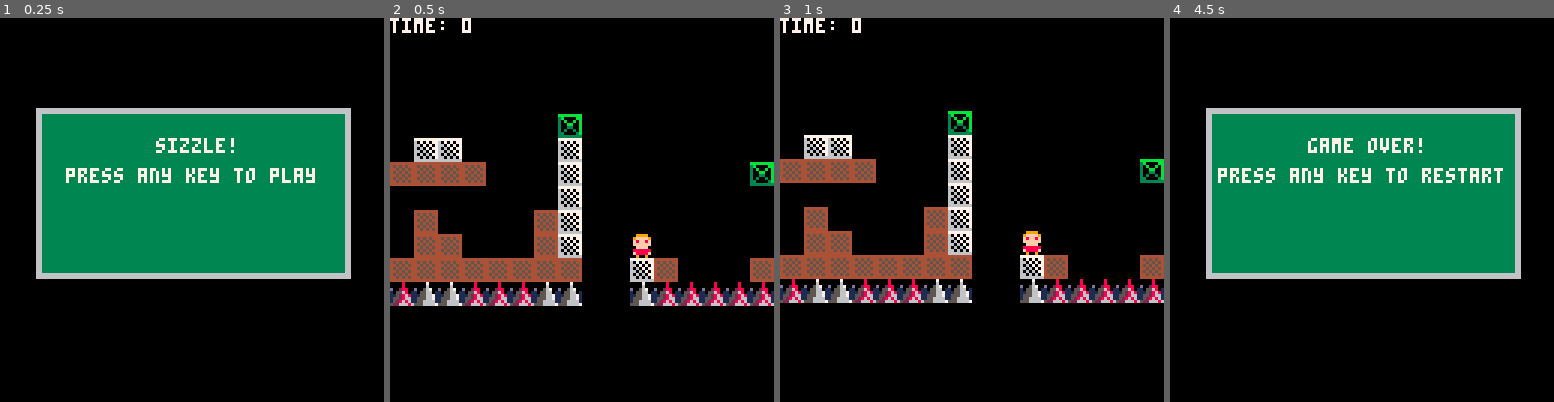
Above: before the commit, frames 1-4 (left to right).
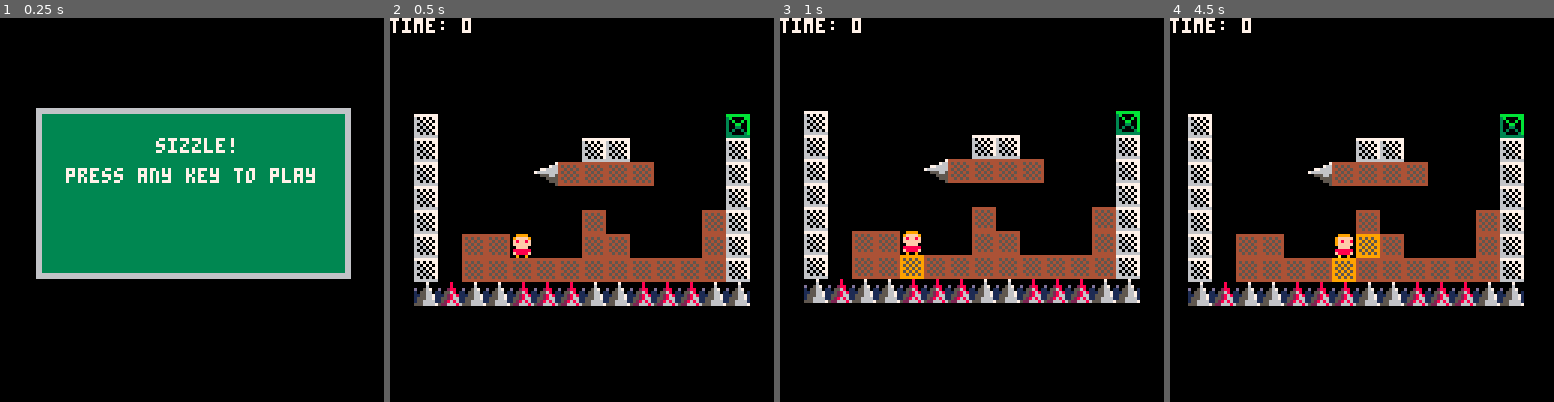
Above: after the commit, the same moments.

Repository: millwardesque/sizzle
Game: PICO-8 cartridge sizzle.p8
The game is run twice, just before and just after one commit, with the same random seed, the same clock (stepped at 60 frames per second) and the same inputs.
Inputs:
- Up to frame 1 (0.25 s): no input
- Up to frame 2 (0.5 s): tap X (X key) at 0.33 s
- Up to frame 3 (1 s): tap O (Z key) at 0.7 s
- Up to frame 4 (4.5 s): tap X (X key) at 1.07, 1.85, 2.97, 4.08 s; hold Right 1.6-2.1 s; tap O (Z key) every 0.4 s from 1.7 to 4.1 s; hold Up 2.15-2.42 s; hold Right 2.47-3.03 s; hold Left 3.08-3.58 s; hold Down 3.63-3.97 s; hold Right from 4.02 s (still down)

Frame 1 is identical in both runs. In frame 2, 19% of the frame differs, in the area x 0-100%, y 25-75%; in frame 3, 19%; in frame 4, 43%, in the area x 0-93%, y 0-75%.

Commit message:
Added falling animation  and sideways spikes.

Diff:
--- a/game.lua
+++ b/game.lua
@@ -28,7 +28,15 @@
 		cell_y = 0,
 		width = 8,
 		height = 16,
-		player_start_x = (16 * 8) + (0 * 128 / 4),
+		player_start_x = (16 * 8) + 8,
+		player_start_y = 3 * 128 / 4,
+	},
+	{
+		cell_x = 24,
+		cell_y = 0,
+		width = 16,
+		height = 16,
+		player_start_x = (24 * 8) + 8,
 		player_start_y = 3 * 128 / 4,
 	},
 }
@@ -225,7 +233,8 @@
 	local player_anims = {
 		idle = { 1 },
 		walk = { 2, 3 },
-		jump = { 4 }
+		jump = { 4 },
+		fall = { 4, 5 }
 	}
 
 	attach_anim_spr_controller(new_player, 4, player_anims, "idle", 0)
@@ -266,10 +275,10 @@
 		if (not self.is_on_ground) then
 			if self.velocity.x < 0 then
 				self.renderable.flip_x = true
-				set_anim_spr_animation(self.anim_controller, 'jump')
+				set_anim_spr_animation(self.anim_controller, 'fall')
 			elseif self.velocity.x >= 0 then
 				self.renderable.flip_x = false
-				set_anim_spr_animation(self.anim_controller, 'jump')
+				set_anim_spr_animation(self.anim_controller, 'fall')
 			end
 		else
 			if self.velocity.x < 0 then
--- a/sizzle.p8
+++ b/sizzle.p8
@@ -19,19 +19,27 @@
 
 g_levels = {
 	{
-		cell_x = 16,
-		cell_y = 0,
-		width = 8,
-		height = 16,
-		player_start_x = (16 * 8) + (0 * 128 / 4),
-		player_start_y = 3 * 128 / 4,
-	},
-	{
 		cell_x = 0,
 		cell_y = 0,
 		width = 16,
 		height = 16,
 		player_start_x = 1 * 128 / 4,
+		player_start_y = 3 * 128 / 4,
+	},
+	{
+		cell_x = 16,
+		cell_y = 0,
+		width = 8,
+		height = 16,
+		player_start_x = (16 * 8) + 8,
+		player_start_y = 3 * 128 / 4,
+	},
+	{
+		cell_x = 24,
+		cell_y = 0,
+		width = 16,
+		height = 16,
+		player_start_x = (24 * 8) + 8,
 		player_start_y = 3 * 128 / 4,
 	},
 }
@@ -228,7 +236,8 @@
 	local player_anims = {
 		idle = { 1 },
 		walk = { 2, 3 },
-		jump = { 4 }
+		jump = { 4 },
+		fall = { 4, 5 }
 	}
 
 	attach_anim_spr_controller(new_player, 4, player_anims, "idle", 0)
@@ -269,10 +278,10 @@
 		if (not self.is_on_ground) then
 			if self.velocity.x < 0 then
 				self.renderable.flip_x = true
-				set_anim_spr_animation(self.anim_controller, 'jump')
+				set_anim_spr_animation(self.anim_controller, 'fall')
 			elseif self.velocity.x >= 0 then
 				self.renderable.flip_x = false
-				set_anim_spr_animation(self.anim_controller, 'jump')
+				set_anim_spr_animation(self.anim_controller, 'fall')
 			end
 		else
 			if self.velocity.x < 0 then
@@ -1142,14 +1151,14 @@
 	g_log.clear()
 end
 __gfx__
-00000000009999000099990000999900009999000000000000000000000000000000000000000000000000000000000000000000000000000000000000000000
-0000000009ffff9009fffff009fffff009f8ff800000000000000000000000000000000000000000000000000000000000000000000000000000000000000000
-007007000f8ff8f009f8ff8009f8ff8009fffff00000000000000000000000000000000000000000000000000000000000000000000000000000000000000000
-000770000ffffff009fffff009fffff009fffff00000000000000000000000000000000000000000000000000000000000000000000000000000000000000000
-0007700000ffff0000ffff0000ffff00f0ffff0f0000000000000000000000000000000000000000000000000000000000000000000000000000000000000000
-00700700088888800888888008888880088888800000000000000000000000000000000000000000000000000000000000000000000000000000000000000000
-000000000f8888f00f8888f00f8888f000888a000000000000000000000000000000000000000000000000000000000000000000000000000000000000000000
-000000000090090000900a0000a00900009000000000000000000000000000000000000000000000000000000000000000000000000000000000000000000000
+00000000009999000099990000999900009999000099990000000000000000000000000000000000000000000000000000000000000000000000000000000000
+0000000009ffff9009fffff009fffff009f8ff8009f8ff8000000000000000000000000000000000000000000000000000000000000000000000000000000000
+007007000f8ff8f009f8ff8009f8ff8009fffff009fffff000000000000000000000000000000000000000000000000000000000000000000000000000000000
+000770000ffffff009fffff009fffff009fffff009fffff000000000000000000000000000000000000000000000000000000000000000000000000000000000
+0007700000ffff0000ffff0000ffff00f0ffff0f00ffff0000000000000000000000000000000000000000000000000000000000000000000000000000000000
+00700700088888800888888008888880088888800888888000000000000000000000000000000000000000000000000000000000000000000000000000000000
+000000000f8888f00f8888f00f8888f000888a00f0888a0f00000000000000000000000000000000000000000000000000000000000000000000000000000000
+000000000090090000900a0000a00900009000000090000000000000000000000000000000000000000000000000000000000000000000000000000000000000
 4444444499999999aaaaaaaabbbbbbbb777777770000000000000000000000000000000000000000000000000000000000000000000000000000000000000000
 4545454495959599a5a5a5aa3b0000bb607070770000000000000000000000000000000000000000000000000000000000000000000000000000000000000000
 4454545499595959aa5a5a5a30b00b0b660707070000000000000000000000000000000000000000000000000000000000000000000000000000000000000000
@@ -1158,14 +1167,14 @@
 4545454495959599a5a5a5aa3030030b606060770000000000000000000000000000000000000000000000000000000000000000000000000000000000000000
 4454545499595959aa5a5a5a3300003b660606070000000000000000000000000000000000000000000000000000000000000000000000000000000000000000
 4444444499999999aaaaaaaa33333333666666660000000000000000000000000000000000000000000000000000000000000000000000000000000000000000
-00007000000080000000000000000000000000000000000000000000000000000000000000000000000000000000000000000000000000000000000000000000
-00006000000080000000000000000000000000000000000000000000000000000000000000000000000000000000000000000000000000000000000000000000
-d0056700d00288000000000000000000000000000000000000000000000000000000000000000000000000000000000000000000000000000000000000000000
-10556601105568010000000000000000000000000000000000000000000000000000000000000000000000000000000000000000000000000000000000000000
-11556671115286810000000000000000000000000000000000000000000000000000000000000000000000000000000000000000000000000000000000000000
-15556671155286610000000000000000000000000000000000000000000000000000000000000000000000000000000000000000000000000000000000000000
-15566661152868610000000000000000000000000000000000000000000000000000000000000000000000000000000000000000000000000000000000000000
-55566667522666860000000000000000000000000000000000000000000000000000000000000000000000000000000000000000000000000000000000000000
+00007000000080007000000000000007000000000000000000000000000000000000000000000000000000000000000000000000000000000000000000000000
+00006000000080006670000000000766000000000000000000000000000000000000000000000000000000000000000000000000000000000000000000000000
+d0056700d00288006666770000776666000000000000000000000000000000000000000000000000000000000000000000000000000000000000000000000000
+10556601105568016666666776666666000000000000000000000000000000000000000000000000000000000000000000000000000000000000000000000000
+11556671115286815665550000555665000000000000000000000000000000000000000000000000000000000000000000000000000000000000000000000000
+15556671155286615555000000005555000000000000000000000000000000000000000000000000000000000000000000000000000000000000000000000000
+15566661152868615550000000000555000000000000000000000000000000000000000000000000000000000000000000000000000000000000000000000000
+55566667522666865000000000000005000000000000000000000000000000000000000000000000000000000000000000000000000000000000000000000000
 00000000000000000000000000000000000000000000000000000000000000000000000000000000000000000000000000000000000000000000000000000000
 00000000000000000000000000000000000000000000000000000000000000000000000000000000000000000000000000000000000000000000000000000000
 00000000000000000000000000000000000000000000000000000000000000000000000000000000000000000000000000000000000000000000000000000000
@@ -1272,168 +1281,168 @@
 00000000000000000000000000000000000000000000000000000000000000000000000000000000000000000000000000000000000000000000000000000000
 
 __gff__
-0000000000000000000000000000000001010104080000000000000000000000020200000000000000000000000000000000000000000000000000000000000000000000000000000000000000000000000000000000000000000000000000000000000000000000000000000000000000000000000000000000000000000000
+0000000000000000000000000000000001010104080000000000000000000000020202020000000000000000000000000000000000000000000000000000000000000000000000000000000000000000000000000000000000000000000000000000000000000000000000000000000000000000000000000000000000000000
 0000000000000000000000000000000000000000000000000000000000000000000000000000000000000000000000000000000000000000000000000000000000000000000000000000000000000000000000000000000000000000000000000000000000000000000000000000000000000000000000000000000000000000
 __map__
 0000000000000000000000000000000000000000000000000000000000000000000000000000000000000000000000000000000000000000000000000000000000000000000000000000000000000000000000000000000000000000000000000000000000000000000000000000000000000000000000000000000000000000
 0000000000000000000000000000000000000000000000000000000000000000000000000000000000000000000000000000000000000000000000000000000000000000000000000000000000000000000000000000000000000000000000000000000000000000000000000000000000000000000000000000000000000000
 0000000000000000000000000000000000000000000000000000000000000000000000000000000000000000000000000000000000000000000000000000000000000000000000000000000000000000000000000000000000000000000000000000000000000000000000000000000000000000000000000000000000000000
 0000000000000000000000000000000000000000000000000000000000000000000000000000000000000000000000000000000000000000000000000000000000000000000000000000000000000000000000000000000000000000000000000000000000000000000000000000000000000000000000000000000000000000
-0000000000000000000000000000000000000000000000000000000000000000000000000000000000000000000000000000000000000000000000000000000000000000000000000000000000000000000000000000000000000000000000000000000000000000000000000000000000000000000000000000000000000000
-0000000000000000000000000000000000000000000000000000000000000000000000000000000000000000000000000000000000000000000000000000000000000000000000000000000000000000000000000000000000000000000000000000000000000000000000000000000000000000000000000000000000000000
-0000000000000000000000000000000000000000000000000000000000000000000000000000000000000000000000000000000000000000000000000000000000000000000000000000000000000000000000000000000000000000000000000000000000000000000000000000000000000000000000000000000000000000
-0000000000000000000000000000000000000000000000000000000000000000000000000000000000000000000000000000000000000000000000000000000000000000000000000000000000000000000000000000000000000000000000000000000000000000000000000000000000000000000000000000000000000000
-1400000000000000000000000013000000000000000000000000000000000000000000000000000000000000000000000000000000000000000000000000000000000000000000000000000000000000000000000000000000000000000000000000000000000000000000000000000000000000000000000000000000000000
-1400000000000014140000000014000000000000000000000000000000000000000000000000000000000000000000000000000000000000000000000000000000000000000000000000000000000000000000000000000000000000000000000000000000000000000000000000000000000000000000000000000000000000
-1400000000001010101000000014000000000000001300000000000000000000000000000000000000000000000000000000000000000000000000000000000000000000000000000000000000000000000000000000000000000000000000000000000000000000000000000000000000000000000000000000000000000000
-1400000000000000000000000014000000000000000000000000000000000000000000000000000000000000000000000000000000000000000000000000000000000000000000000000000000000000000000000000000000000000000000000000000000000000000000000000000000000000000000000000000000000000
-1400000000000010000000001014000000000000000000000000000000000000000000000000000000000000000000000000000000000000000000000000000000000000000000000000000000000000000000000000000000000000000000000000000000000000000000000000000000000000000000000000000000000000
-1400101000000010100000001014000000000000000000100000000000000000000000000000000000000000000000000000000000000000000000000000000000000000000000000000000000000000000000000000000000000000000000000000000000000000000000000000000000000000000000000000000000000000
-1400101010101010101010101010000014100000001010100000000000000000000000000000000000000000000000000000000000000000000000000000000000000000000000000000000000000000000000000000000000000000000000000000000000000000000000000000000000000000000000000000000000000000
-2021202021212120202121212020000020212121212121210000000000000000000000000000000000000000000000000000000000000000000000000000000000000000000000000000000000000000000000000000000000000000000000000000000000000000000000000000000000000000000000000000000000000000
-0000000000000000000000000000000000000000000000000000000000000000000000000000000000000000000000000000000000000000000000000000000000000000000000000000000000000000000000000000000000000000000000000000000000000000000000000000000000000000000000000000000000000000
-0000000000000000000000000000000000000000000000000000000000000000000000000000000000000000000000000000000000000000000000000000000000000000000000000000000000000000000000000000000000000000000000000000000000000000000000000000000000000000000000000000000000000000
-0000000000000000000000000000000000000000000000000000000000000000000000000000000000000000000000000000000000000000000000000000000000000000000000000000000000000000000000000000000000000000000000000000000000000000000000000000000000000000000000000000000000000000
-0000000000000000000000000000000000000000000000000000000000000000000000000000000000000000000000000000000000000000000000000000000000000000000000000000000000000000000000000000000000000000000000000000000000000000000000000000000000000000000000000000000000000000
-0000000000000000000000000000000000000000000000000000000000000000000000000000000000000000000000000000000000000000000000000000000000000000000000000000000000000000000000000000000000000000000000000000000000000000000000000000000000000000000000000000000000000000
-0000000000000000000000000000000000000000000000000000000000000000000000000000000000000000000000000000000000000000000000000000000000000000000000000000000000000000000000000000000000000000000000000000000000000000000000000000000000000000000000000000000000000000
-0000000000000000000000000000000000000000000000000000000000000000000000000000000000000000000000000000000000000000000000000000000000000000000000000000000000000000000000000000000000000000000000000000000000000000000000000000000000000000000000000000000000000000
-0000000000000000000000000000000000000000000000000000000000000000000000000000000000000000000000000000000000000000000000000000000000000000000000000000000000000000000000000000000000000000000000000000000000000000000000000000000000000000000000000000000000000000
-0000000000000000000000000000000000000000000000000000000000000000000000000000000000000000000000000000000000000000000000000000000000000000000000000000000000000000000000000000000000000000000000000000000000000000000000000000000000000000000000000000000000000000
-0000000000000000000000000000000000000000000000000000000000000000000000000000000000000000000000000000000000000000000000000000000000000000000000000000000000000000000000000000000000000000000000000000000000000000000000000000000000000000000000000000000000000000
-0000000000000000000000000000000000000000000000000000000000000000000000000000000000000000000000000000000000000000000000000000000000000000000000000000000000000000000000000000000000000000000000000000000000000000000000000000000000000000000000000000000000000000
-0000000000000000000000000000000000000000000000000000000000000000000000000000000000000000000000000000000000000000000000000000000000000000000000000000000000000000000000000000000000000000000000000000000000000000000000000000000000000000000000000000000000000000
-0000000000000000000000000000000000000000000000000000000000000000000000000000000000000000000000000000000000000000000000000000000000000000000000000000000000000000000000000000000000000000000000000000000000000000000000000000000000000000000000000000000000000000
-0000000000000000000000000000000000000000000000000000000000000000000000000000000000000000000000000000000000000000000000000000000000000000000000000000000000000000000000000000000000000000000000000000000000000000000000000000000000000000000000000000000000000000
-0000000000000000000000000000000000000000000000000000000000000000000000000000000000000000000000000000000000000000000000000000000000000000000000000000000000000000000000000000000000000000000000000000000000000000000000000000000000000000000000000000000000000000
-0000000000000000000000000000000000000000000000000000000000000000000000000000000000000000000000000000000000000000000000000000000000000000000000000000000000000000000000000000000000000000000000000000000000000000000000000000000000000000000000000000000000000000
-…(130 lines of a section not shown)…
+0000000000000000000000000000000000000000000000000000000000000000000000000000001300000000000000000000000000000000000000000000000000000000000000000000000000000000000000000000000000000000000000000000000000000000000000000000000000000000000000000000000000000000
+0000000000000000000000000000000000000000000000000000000000000000001000000000000000000000000000000000000000000000000000000000000000000000000000000000000000000000000000000000000000000000000000000000000000000000000000000000000000000000000000000000000000000000
+0000000000000000000000000000000014000000000000141400000000000000000000000000000000000000000000000000000000000000000000000000000000000000000000000000000000000000000000000000000000000000000000000000000000000000000000000000000000000000000000000000000000000000
+0000000000000000000000000000000014000000000000141400000010100000000000001010000000000000000000000000000000000000000000000000000000000000000000000000000000000000000000000000000000000000000000000000000000000000000000000000000000000000000000000000000000000000
+1400000000000000000000000013000014000000130000141400000000000000000000000000000000000000000000000000000000000000000000000000000000000000000000000000000000000000000000000000000000000000000000000000000000000000000000000000000000000000000000000000000000000000
+1400000000000014140000000014000014000000000000141400000000000000100000000000000000000000000000000000000000000000000000000000000000000000000000000000000000000000000000000000000000000000000000000000000000000000000000000000000000000000000000000000000000000000
+1400000000231010101000000014000014000000000000141400000000000000000000000000000000000000000000000000000000000000000000000000000000000000000000000000000000000000000000000000000000000000000000000000000000000000000000000000000000000000000000000000000000000000
+1400000000000000000000000014000014000000000000141400000000000000000010000000000000000000000000000000000000000000000000000000000000000000000000000000000000000000000000000000000000000000000000000000000000000000000000000000000000000000000000000000000000000000
+1400000000000010000000001014000014000000000000141400000000000010100000000000000000000000000000000000000000000000000000000000000000000000000000000000000000000000000000000000000000000000000000000000000000000000000000000000000000000000000000000000000000000000
+1400101000000010100000001014000014000000000010141400000010100000000000000000000000000000000000000000000000000000000000000000000000000000000000000000000000000000000000000000000000000000000000000000000000000000000000000000000000000000000000000000000000000000
+1400101010101010101010101014000014100000001010141414140000000000000000000000001400000000000000000000000000000000000000000000000000000000000000000000000000000000000000000000000000000000000000000000000000000000000000000000000000000000000000000000000000000000
+2021202021212120202121212020000020212121212121212121212121212121212121212121212100000000000000000000000000000000000000000000000000000000000000000000000000000000000000000000000000000000000000000000000000000000000000000000000000000000000000000000000000000000
+0000000000000000000000000000000000000000000000000000000000000000000000000000000000000000000000000000000000000000000000000000000000000000000000000000000000000000000000000000000000000000000000000000000000000000000000000000000000000000000000000000000000000000
+0000000000000000000000000000000000000000000000000000000000000000000000000000000000000000000000000000000000000000000000000000000000000000000000000000000000000000000000000000000000000000000000000000000000000000000000000000000000000000000000000000000000000000
+0000000000000000000000000000000000000000000000000000000000000000000000000000000000000000000000000000000000000000000000000000000000000000000000000000000000000000000000000000000000000000000000000000000000000000000000000000000000000000000000000000000000000000
+0000000000000000000000000000000000000000000000000000000000000000000000000000000000000000000000000000000000000000000000000000000000000000000000000000000000000000000000000000000000000000000000000000000000000000000000000000000000000000000000000000000000000000
+0000000000000000000000000000000000000000000000000000000000000000000000000000000000000000000000000000000000000000000000000000000000000000000000000000000000000000000000000000000000000000000000000000000000000000000000000000000000000000000000000000000000000000
+0000000000000000000000000000000000000000000000000000000000000000000000000000000000000000000000000000000000000000000000000000000000000000000000000000000000000000000000000000000000000000000000000000000000000000000000000000000000000000000000000000000000000000
+0000000000000000000000000000000000000000000000000000000000000000000000000000000000000000000000000000000000000000000000000000000000000000000000000000000000000000000000000000000000000000000000000000000000000000000000000000000000000000000000000000000000000000
+0000000000000000000000000000000000000000000000000000000000000000000000000000000000000000000000000000000000000000000000000000000000000000000000000000000000000000000000000000000000000000000000000000000000000000000000000000000000000000000000000000000000000000
+0000000000000000000000000000000000000000000000000000000000000000000000000000000000000000000000000000000000000000000000000000000000000000000000000000000000000000000000000000000000000000000000000000000000000000000000000000000000000000000000000000000000000000
+0000000000000000000000000000000000000000000000000000000000000000000000000000000000000000000000000000000000000000000000000000000000000000000000000000000000000000000000000000000000000000000000000000000000000000000000000000000000000000000000000000000000000000
+0000000000000000000000000000000000000000000000000000000000000000000000000000000000000000000000000000000000000000000000000000000000000000000000000000000000000000000000000000000000000000000000000000000000000000000000000000000000000000000000000000000000000000
+0000000000000000000000000000000000000000000000000000000000000000000000000000000000000000000000000000000000000000000000000000000000000000000000000000000000000000000000000000000000000000000000000000000000000000000000000000000000000000000000000000000000000000
+0000000000000000000000000000000000000000000000000000000000000000000000000000000000000000000000000000000000000000000000000000000000000000000000000000000000000000000000000000000000000000000000000000000000000000000000000000000000000000000000000000000000000000
+0000000000000000000000000000000000000000000000000000000000000000000000000000000000000000000000000000000000000000000000000000000000000000000000000000000000000000000000000000000000000000000000000000000000000000000000000000000000000000000000000000000000000000
+0000000000000000000000000000000000000000000000000000000000000000000000000000000000000000000000000000000000000000000000000000000000000000000000000000000000000000000000000000000000000000000000000000000000000000000000000000000000000000000000000000000000000000
+0000000000000000000000000000000000000000000000000000000000000000000000000000000000000000000000000000000000000000000000000000000000000000000000000000000000000000000000000000000000000000000000000000000000000000000000000000000000000000000000000000000000000000
+…(130 lines of a section not shown)…
Not shown, changed: readme.md
